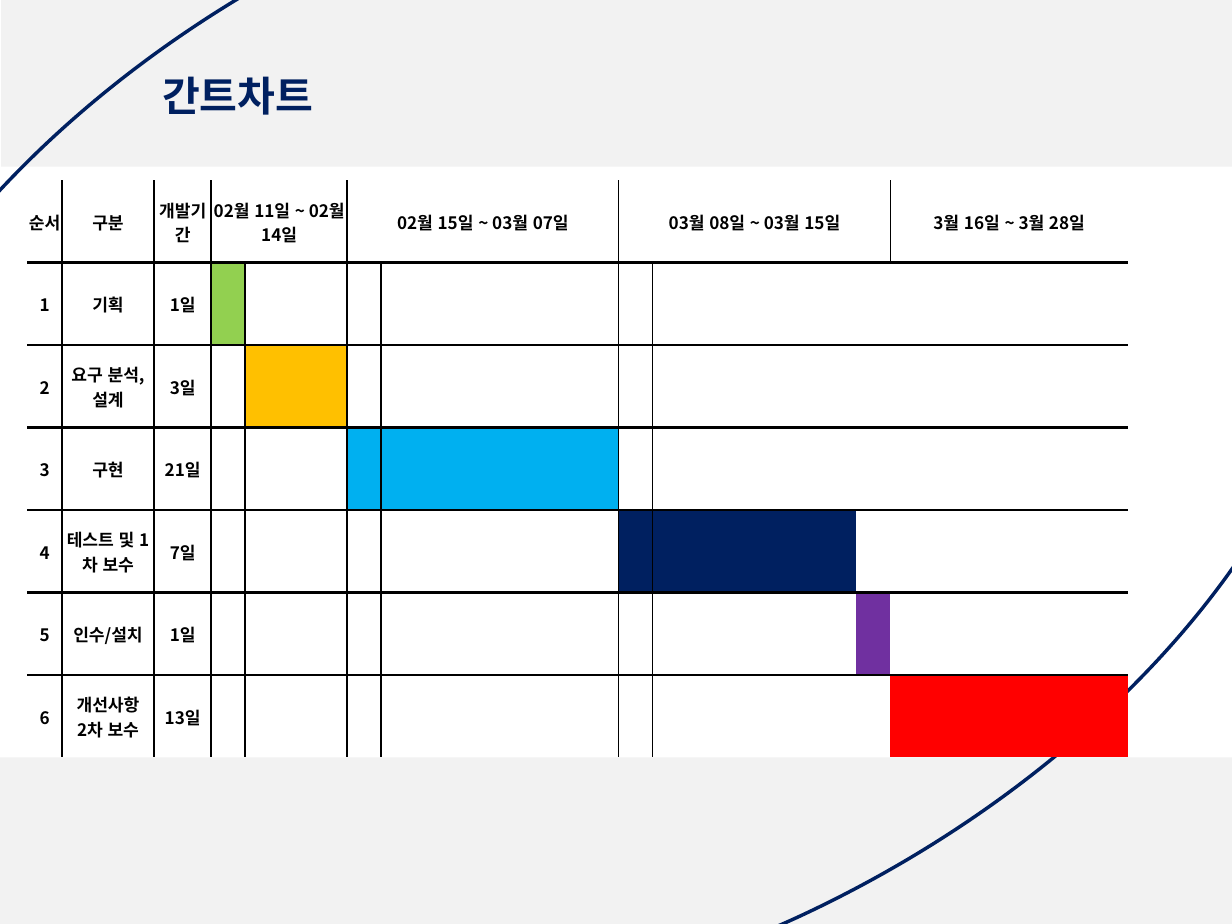
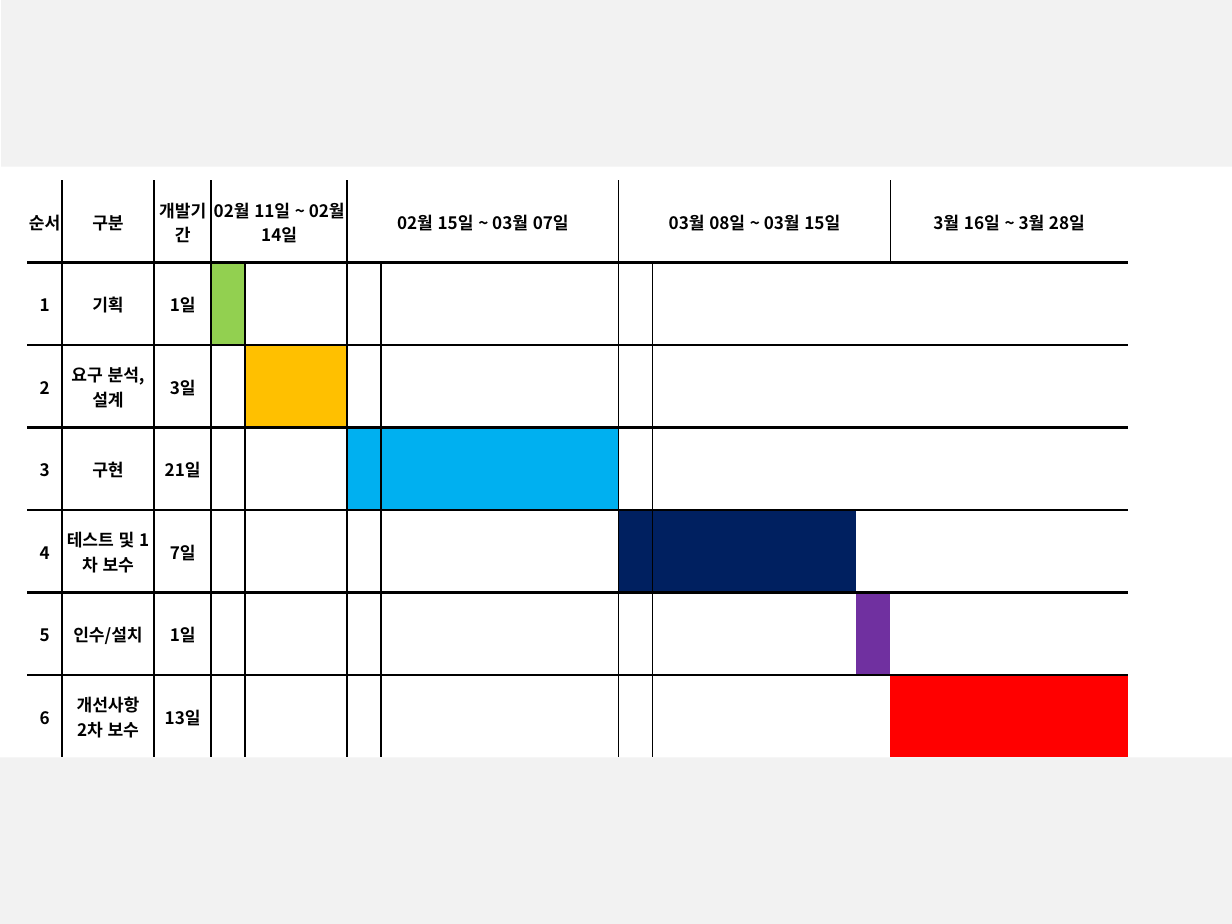
Before and after one commit to yeajinlee/ITP-team, a slide deck: slide 12 of multi_final/문서/3차 5조 2-15일 발표 자료(최종)/final_project_03.15 발표.pptx. Drawn at 1232x924 pixels with LibreOffice and Linux fonts; fonts in the diff are those of the drawing. Boxes give left, top, right and bottom in pixels: in the first picture for what was removed or moved away, otherwise in the second. Text is boxed around its words. In the diff, an @@ line names an element or a change of style, - is before the commit and + after.

```diff
--- a/multi_final/문서/3차 5조 2-15일 발표 자료(최종)/final_project_03.15 발표.pptx
+++ b/multi_final/문서/3차 5조 2-15일 발표 자료(최종)/final_project_03.15 발표.pptx
@@ teardrop removed at (x1=0, y1=0, x2=1232, y2=924) @@
@@ text removed at (x1=162, y1=76, x2=313, y2=115) @@
-간트차트
```
Also in this commit, not shown: 4 other slides changed, 15 other files.
